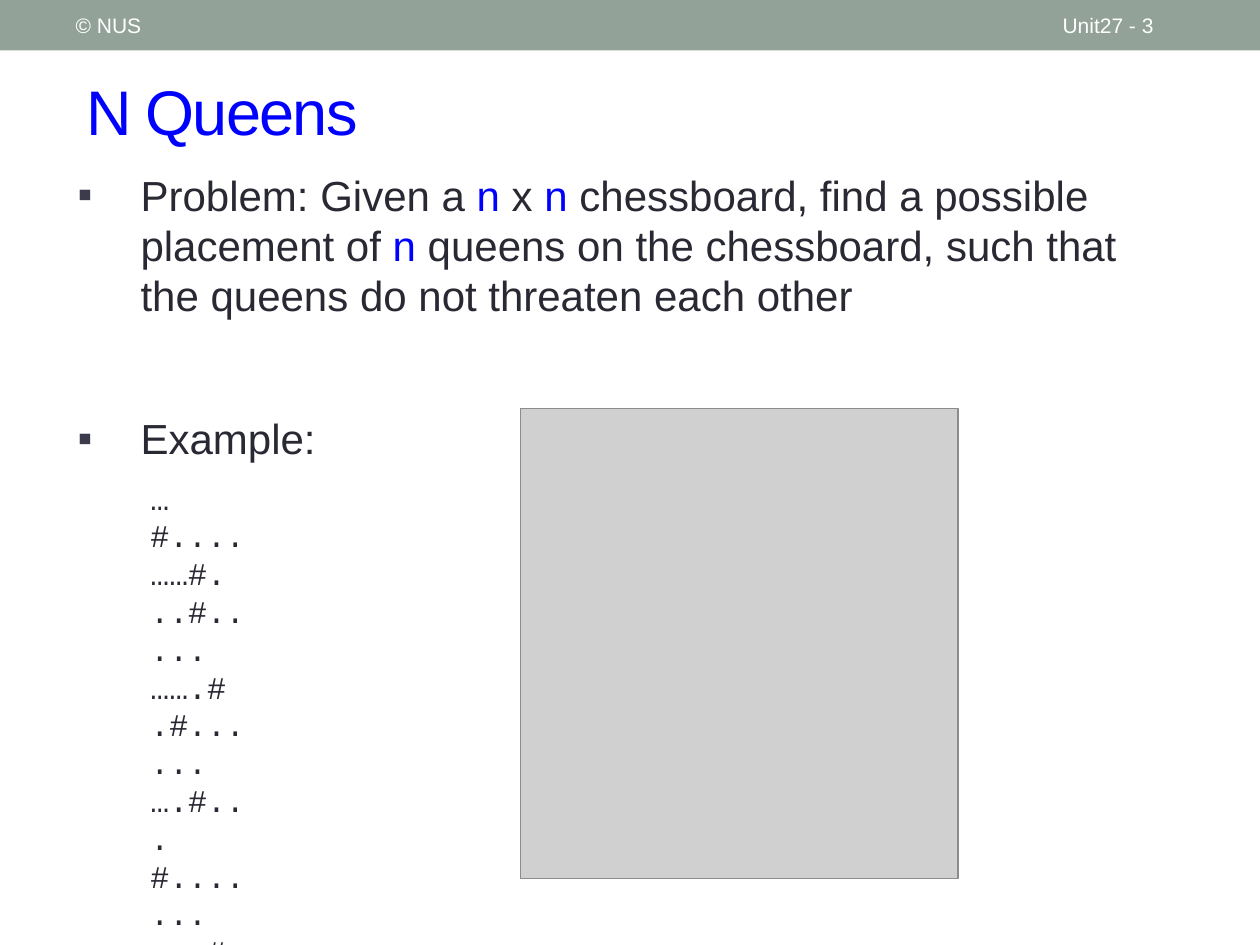
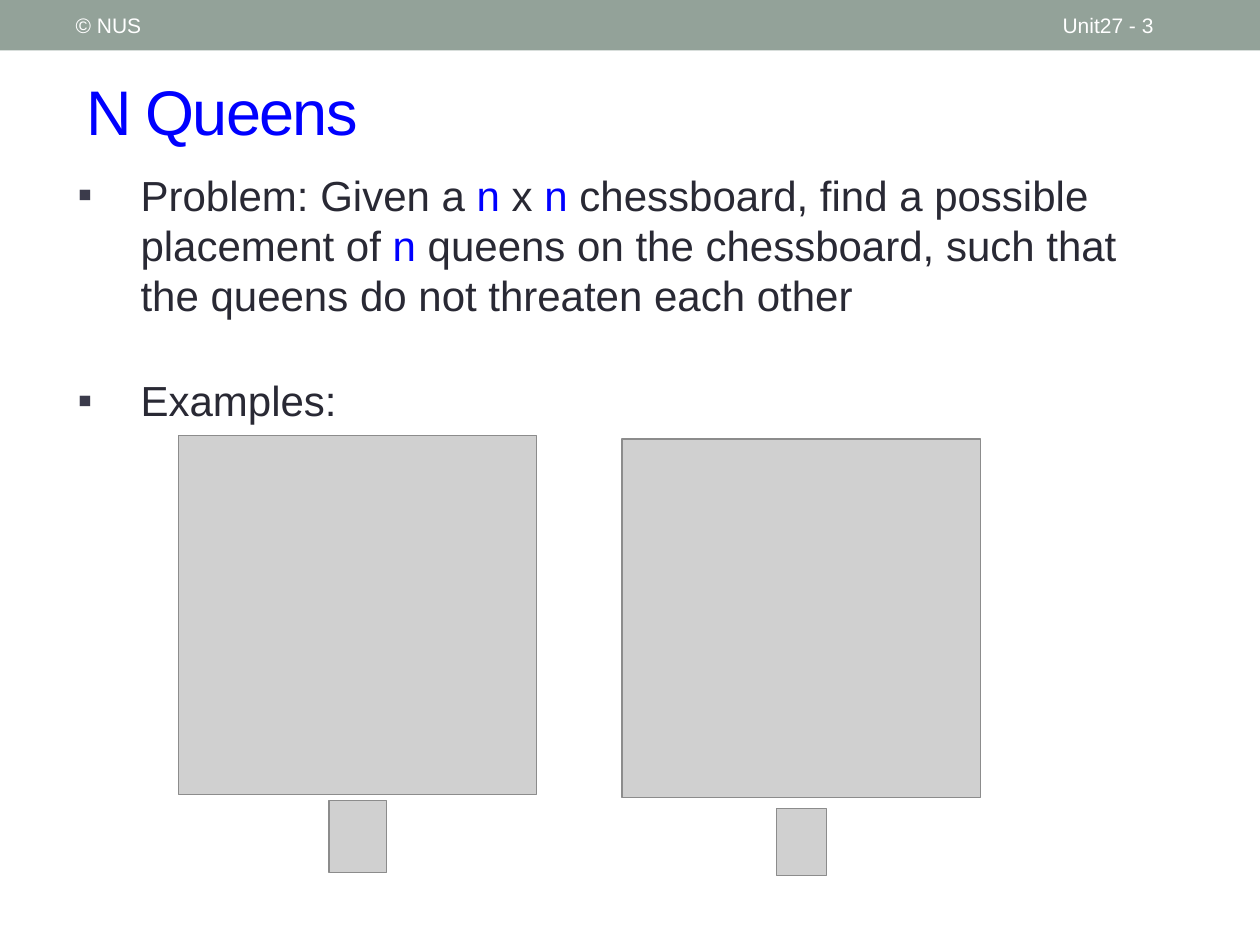
Before and after one commit to nus-cs1010-2021-s2/website, a slide deck: slide 3 of slides/Unit27_N Queens.pptx. Drawn at 1260x945 pixels with LibreOffice and Linux fonts; fonts in the diff are those of the drawing; grey boxes stand for pictures. Boxes give left, top, right and bottom in pixels: in the first picture for what was removed or moved away, otherwise in the second. Text is boxed around its words. In the diff, an @@ line names an element or a change of style, - is before the commit and + after.

```diff
--- a/slides/Unit27_N Queens.pptx
+++ b/slides/Unit27_N Queens.pptx
@@ text at <box>141,385,337,425</box>: text changed @@
-▪ Example:
+▪ Examples:
@@ picture: place and size @@
-picture at <box>520,408,958,878</box>
+picture at <box>179,436,537,795</box>
@@ picture added at <box>622,438,980,798</box> @@
@@ text removed at <box>137,472,262,790</box> @@
-…#....
-……#.
-..#.....
-…….#
-.#......
-….#...
-#.......
-…..#..
@@ picture added at <box>329,800,386,872</box> @@
@@ picture added at <box>776,808,827,876</box> @@
```
Also in this commit, not shown: 2 other slides changed, 1 slide added, 5 other files.
